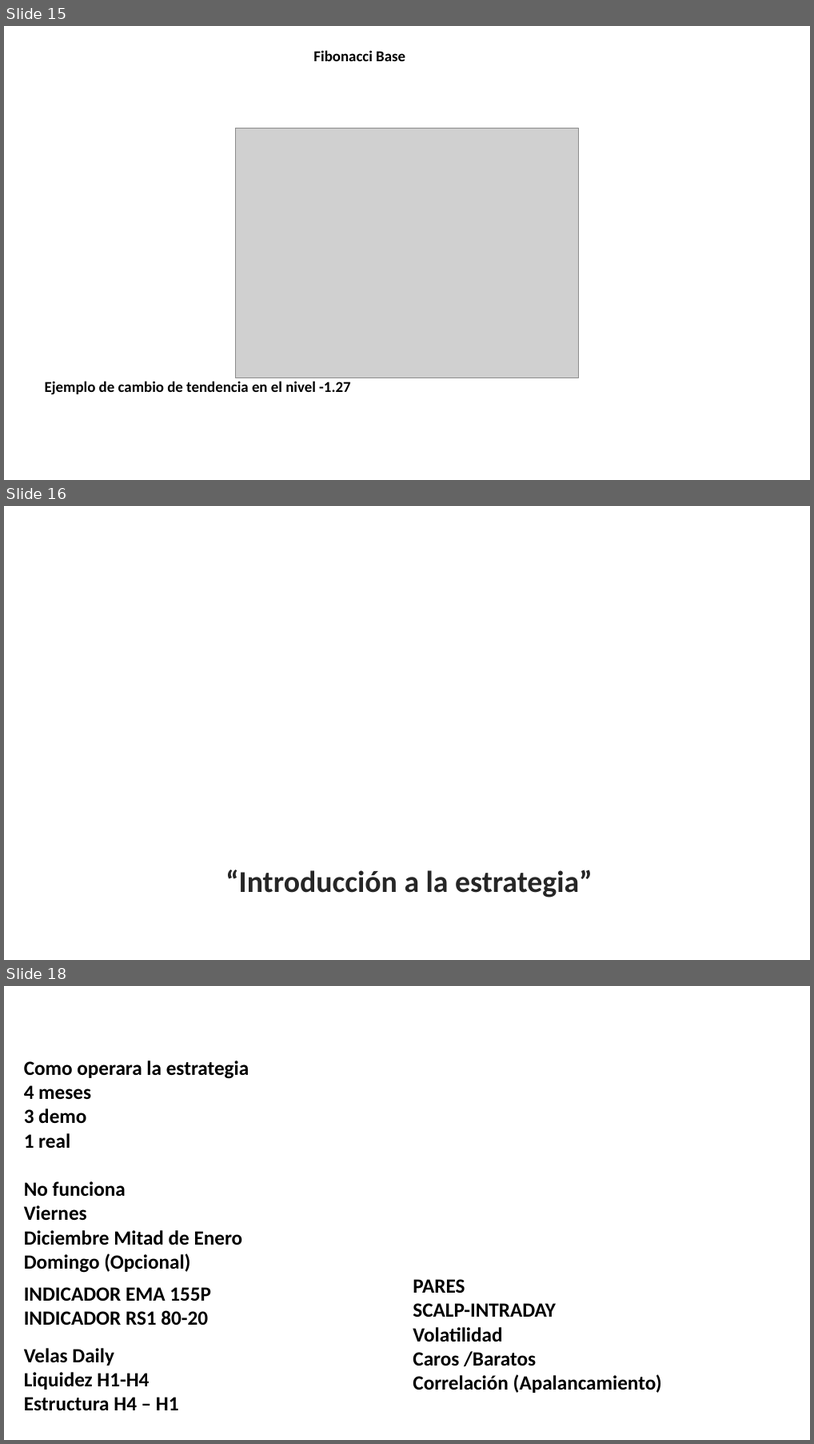
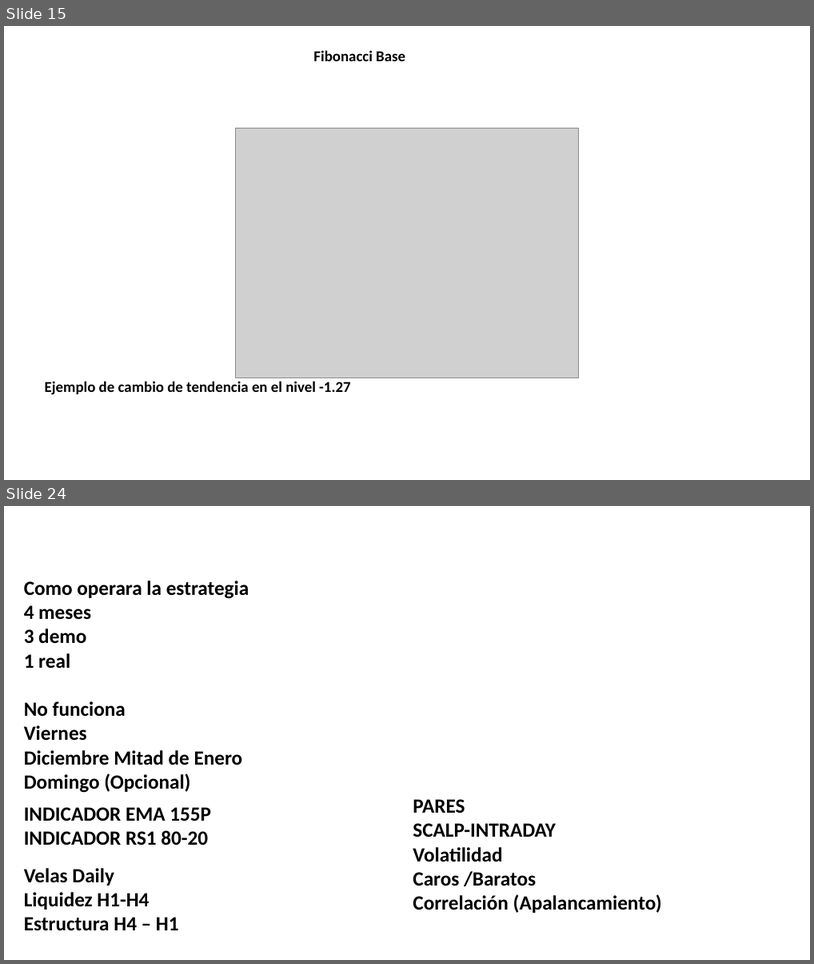
Before and after one commit to Edd1eware/Yields_Academy, a slide deck: Manual_YIELDS_ACADEMY.pptx. Shown one above the other, each under a label of ours: slides 15, 16 and 18 before the commit, slides 15 and 24 after it; the slides between them are not shown. The pictures are 814x1444 and 814x964 pixels, drawn with LibreOffice and Linux fonts; fonts in the diff are those of the drawing; grey boxes stand for pictures; background and template pictures are left out. Boxes give left, top, right and bottom in pixels: in the first picture for what was removed or moved away, otherwise in the second. Text is boxed around its words. In the diff, an @@ line names an element or a change of style, - is before the commit and + after.

```diff
--- a/Manual_YIELDS_ACADEMY.pptx
+++ b/Manual_YIELDS_ACADEMY.pptx
@@ slide 16 removed at bbox=[4, 506, 810, 960], background picture (left out) @@
@@ rectangle removed at bbox=[4, 858, 810, 907] @@
@@ line removed from (4, 852) to (810, 852) @@
@@ text removed at bbox=[226, 869, 593, 897] @@
-“Introducción a la estrategia”
@@ line removed from (4, 912) to (810, 912) @@
@@ what was slide 18 is now slide 24 @@
```
Also in this commit, not shown: 1 slide changed, 7 slides added.
